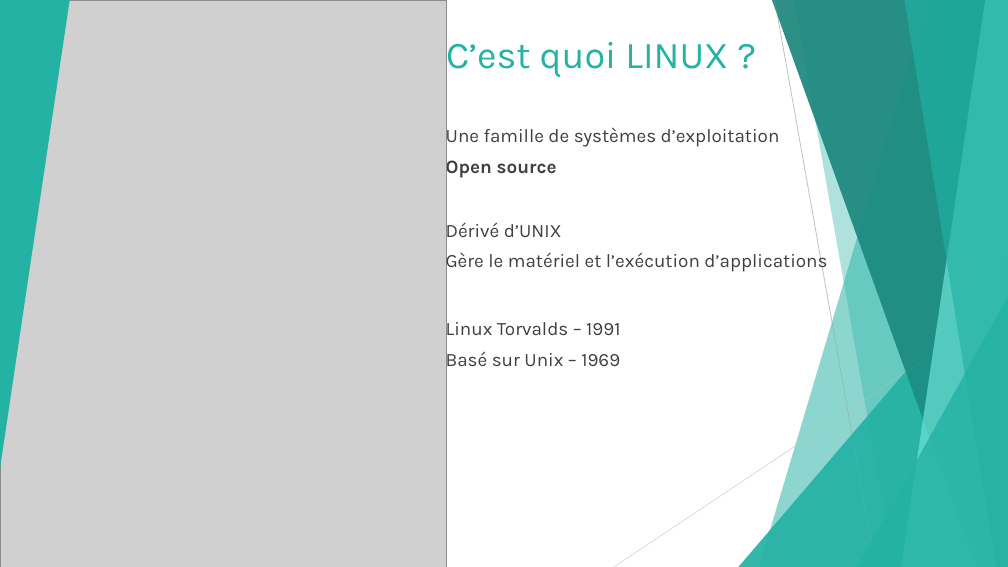
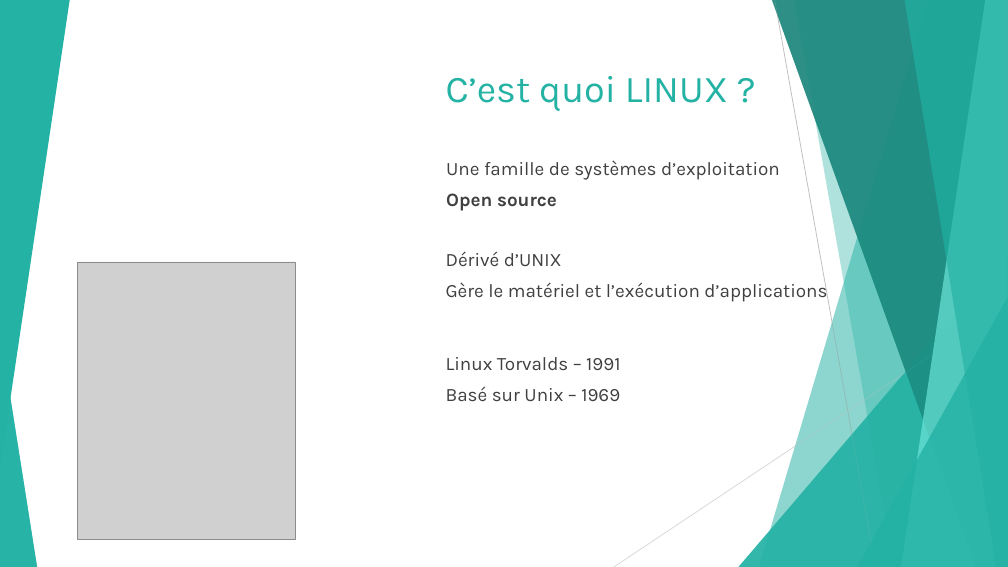
Before and after one commit to Lyon-Ynov-Campus/Docs, a slide deck: slide 5 of Ymmersions/Ymmersion - Linux.pptx. Drawn at 1008x567 pixels with LibreOffice and Linux fonts; fonts in the diff are those of the drawing; grey boxes stand for pictures. Boxes give left, top, right and bottom in pixels: in the first picture for what was removed or moved away, otherwise in the second. Text is boxed around its words. In the diff, an @@ line names an element or a change of style, - is before the commit and + after.

```diff
--- a/Ymmersions/Ymmersion - Linux.pptx
+++ b/Ymmersions/Ymmersion - Linux.pptx
@@ picture: place and size @@
-picture at (0, 0, 446, 567)
+picture at (77, 262, 295, 539)
@@ text "Dérivé d’UNIX": place and size @@
-text "Dérivé d’UNIX" at (446, 220, 827, 274)
+text "Dérivé d’UNIX" at (446, 251, 827, 302)
@@ 3 texts: place and size @@
-3 texts at (446, 33, 780, 372)
+3 texts at (446, 76, 780, 401)
```
